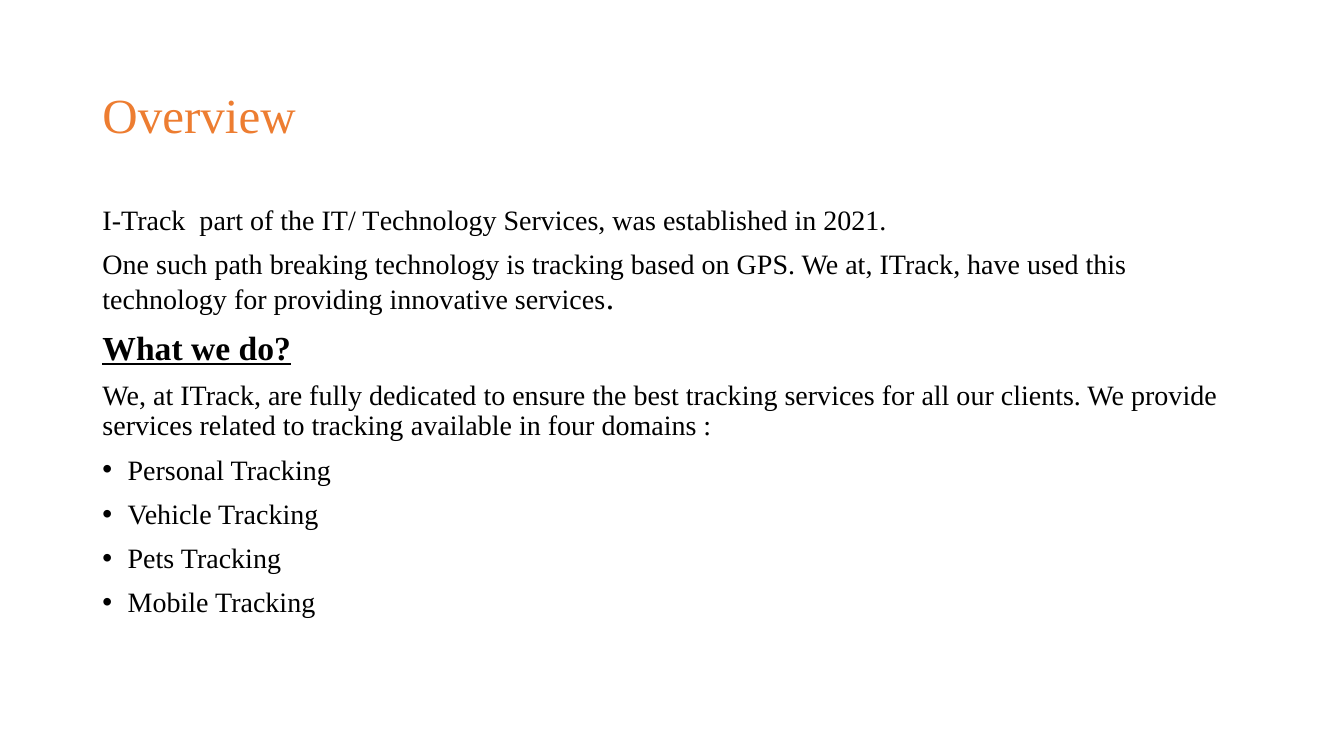
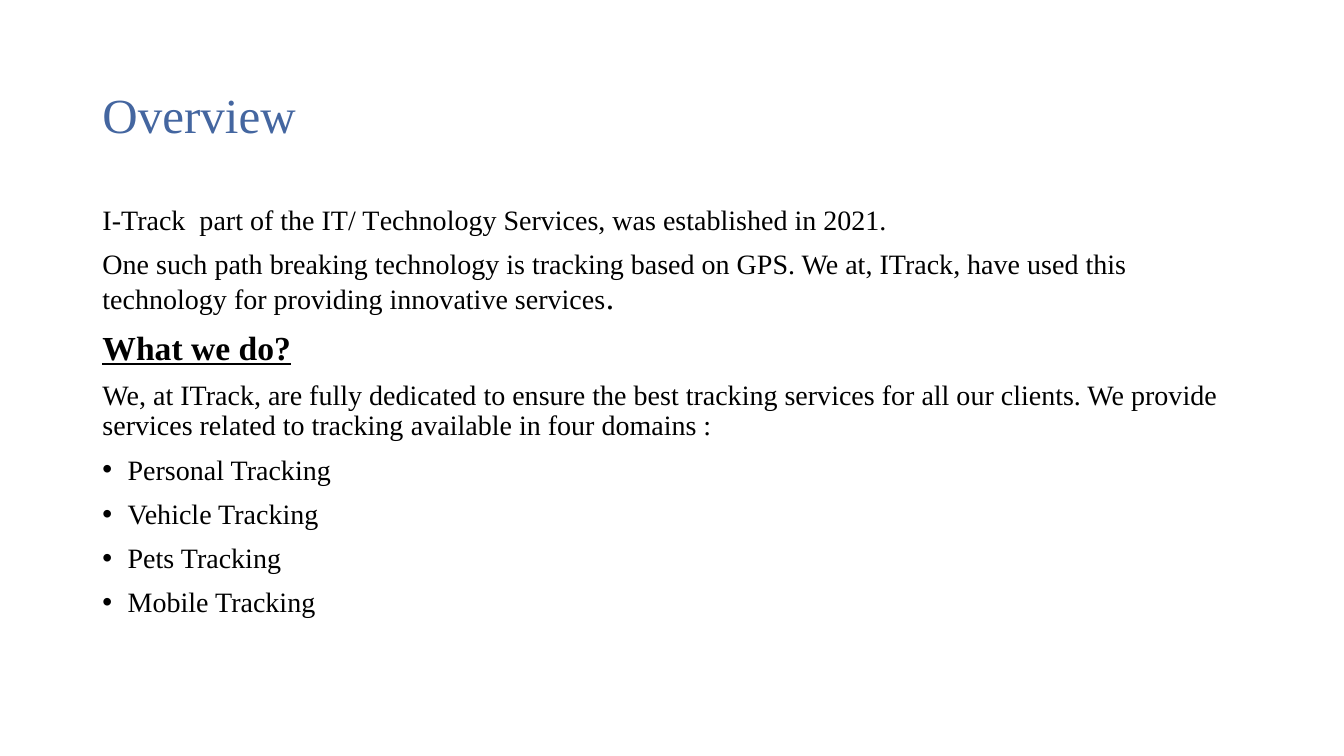
Before and after one commit to MiSalah/Real-Time-Data-Streaming-Analytics-System-for-tracking-Pedestrians, a slide deck: slide 3 of Progress' Presentations/Etat d'avancement - S1.pptx. Drawn at 1344x756 pixels with LibreOffice and Linux fonts; fonts in the diff are those of the drawing. Boxes give left, top, right and bottom in pixels: in the first picture for what was removed or moved away, otherwise in the second. Text is boxed around its words. In the diff, an @@ line names an element or a change of style, - is before the commit and + after.

```diff
--- a/Progress' Presentations/Etat d'avancement - S1.pptx
+++ b/Progress' Presentations/Etat d'avancement - S1.pptx
@@ title "Overview" at (102, 100, 295, 134): text colour #ED7D31 to #4466A0 @@
```
Also in this commit, not shown: 1 other slide changed, 1 slide added, 1 slide removed.
